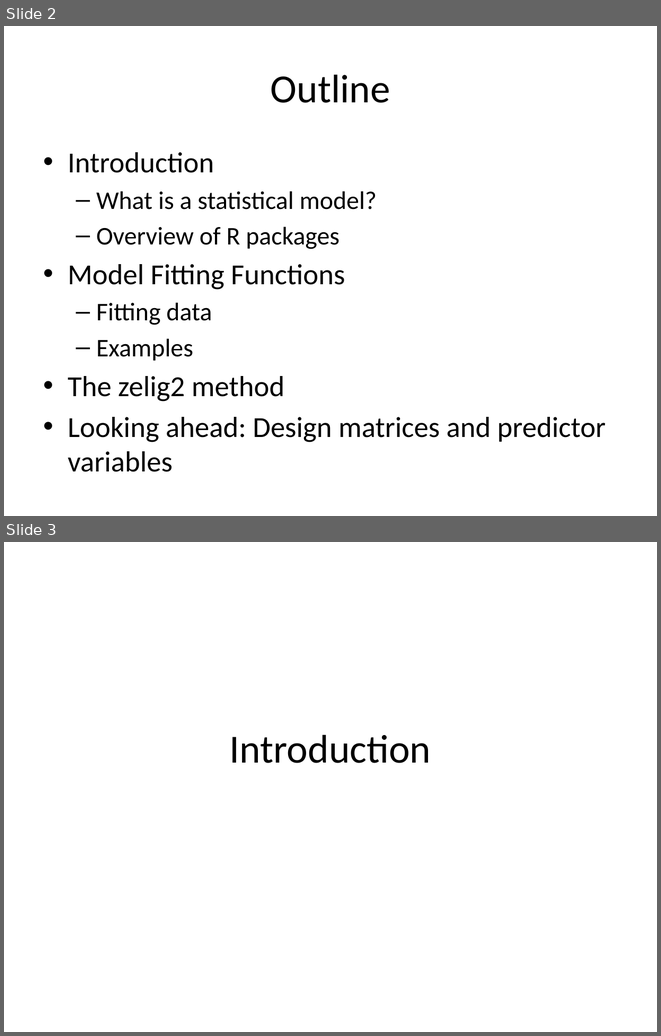
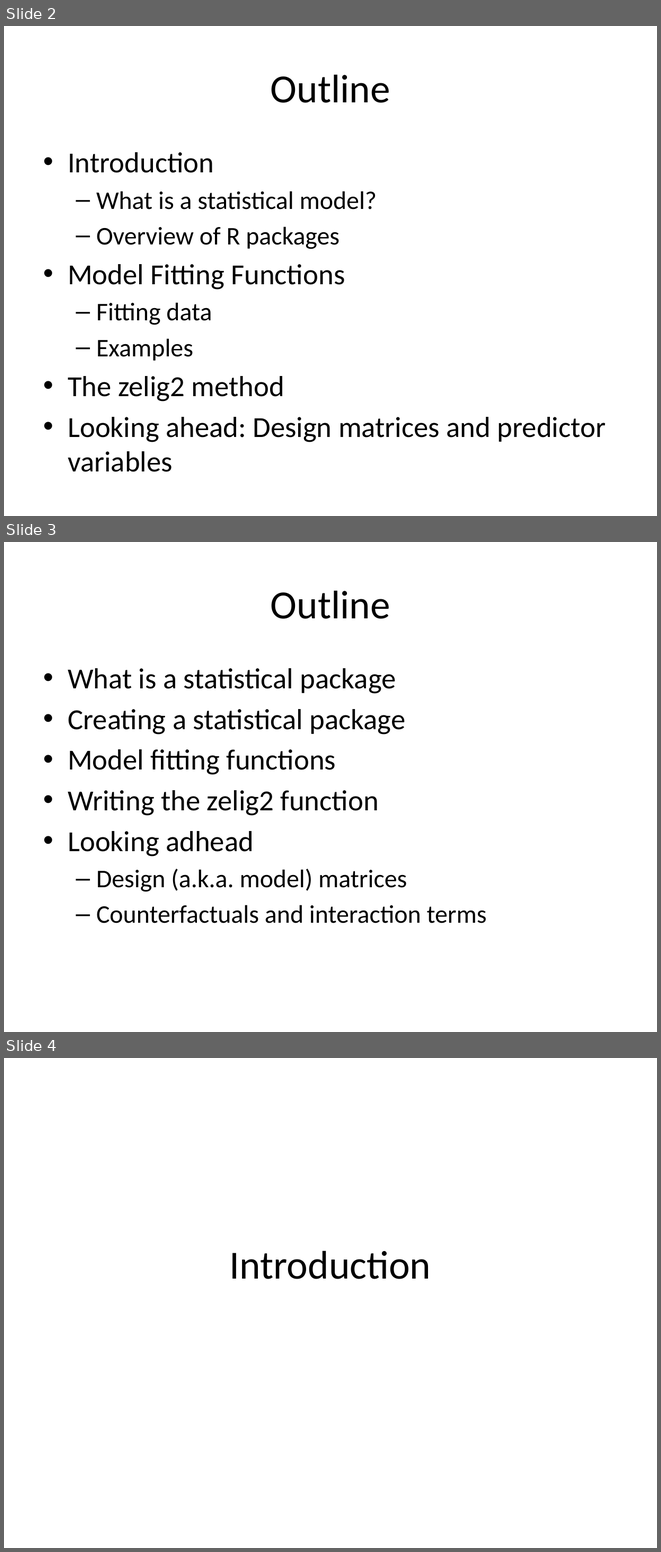
Before and after one commit to IQSS/Zelig4-Documentation, a slide deck: January-Class/Zelig4_zelig2.pptx. Shown one above the other, each under a label of ours: slides 2 and 3 before the commit, slides 2, 3 and 4 after it. The pictures are 661x1036 and 661x1552 pixels, drawn with LibreOffice and Linux fonts; fonts in the diff are those of the drawing. Boxes give left, top, right and bottom in pixels: in the first picture for what was removed or moved away, otherwise in the second. Text is boxed around its words. In the diff, an @@ line names an element or a change of style, - is before the commit and + after.

```diff
--- a/January-Class/Zelig4_zelig2.pptx
+++ b/January-Class/Zelig4_zelig2.pptx
@@ slide 3 added at [4, 542, 657, 1032], background #FFFFFF @@
@@ title added at [271, 590, 390, 619], 44 pt, text #000000 @@
+Outline
@@ text added at [68, 668, 487, 923], 32 pt, text #000000 @@
+• What is a statistical package
+• Creating a statistical package
+• Model fitting functions
+• Writing the zelig2 function
+• Looking adhead
+  – Design (a.k.a. model) matrices
+  – Counterfactuals and interaction terms
@@ what was slide 3 is now slide 4 @@
```
Also in this commit, not shown: 1 slide changed, 4 other slides added, 1 other file.
